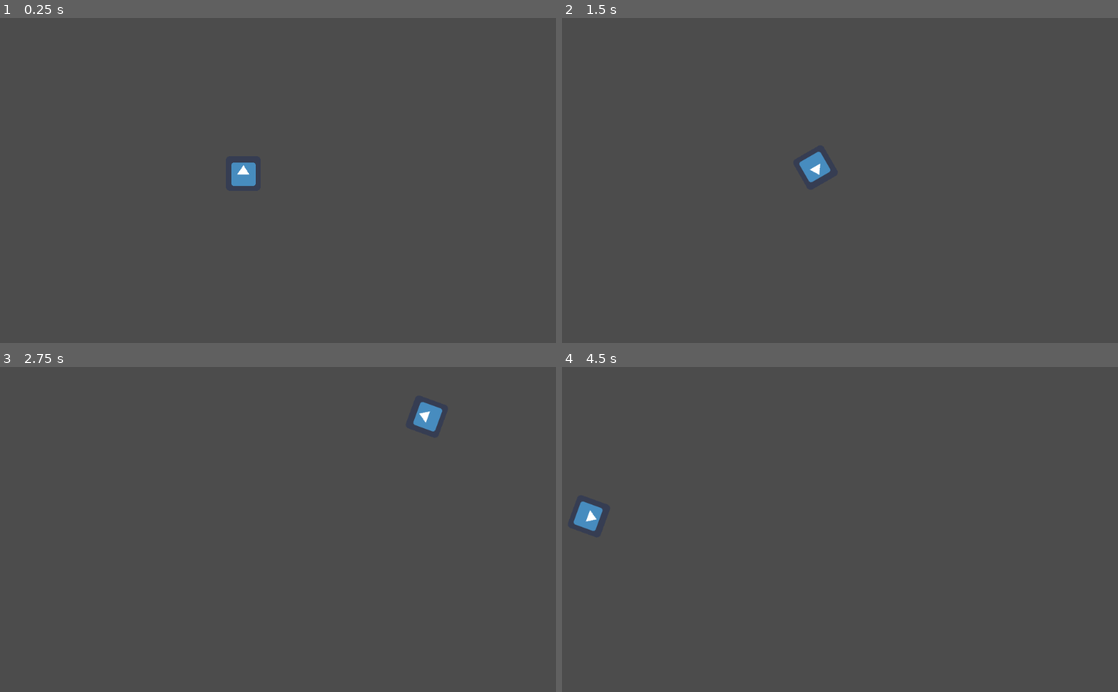
Above: before the commit, frames 1-4 (two rows, left to right).
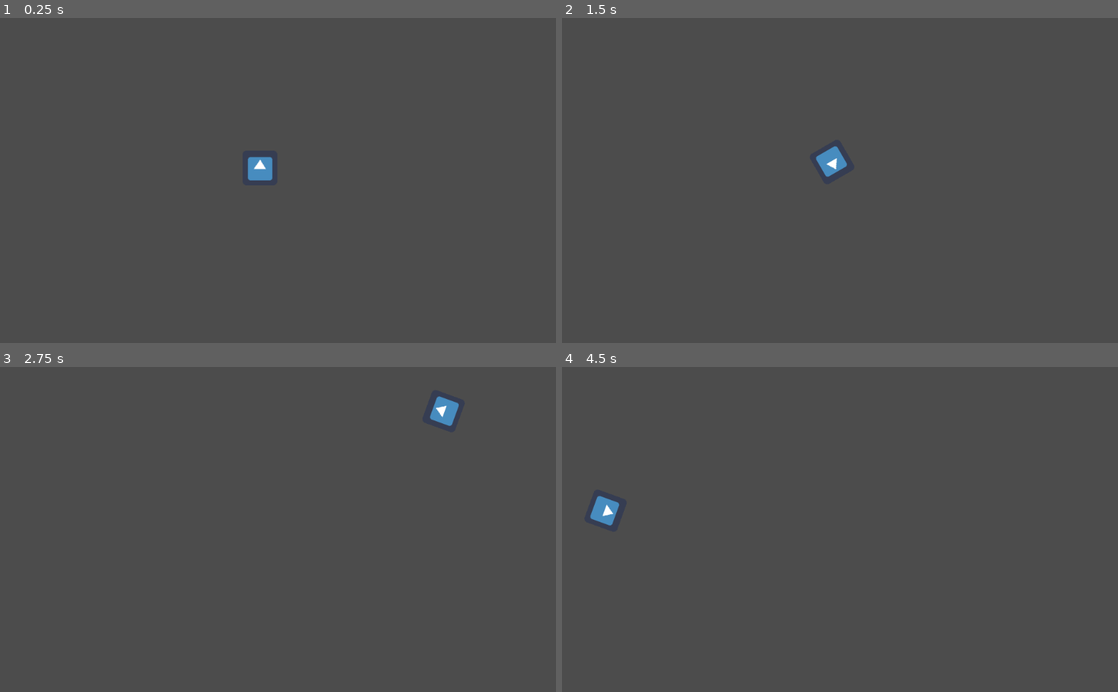
Above: after the commit, the same moments.

Repository: eugene-nguyen/NotAsteroids
Game: Godot game, scene res://World.tscn
The game is run twice, just before and just after one commit, with the same random seed, the same clock (stepped at 60 frames per second) and the same inputs. The engine's default icon, where the game draws it, is replaced by a stand-in: a white triangle on a blue panel in a dark square.
Inputs:
- Up to frame 1 (0.25 s): no input
- Up to frame 2 (1.5 s): tap Enter at 0.5 s; hold Right (ui_right) 0.53-1.28 s; hold Down (ui_down) from 1.28 s (still down)
- Up to frame 3 (2.75 s): release Down (ui_down) at 2.03 s; hold Right (ui_right) from 2.03 s (still down)
- Up to frame 4 (4.5 s): release Right (ui_right) at 2.78 s; hold Up (ui_up) 2.78-3.53 s; hold Left (ui_left) from 3.53 s (still down)

The runs differ from the first frame. In frame 1, 0.5% of the frame differs, in the area x 41-49%, y 42-52%; in frame 2, 0.5%; in frame 3, 0.5%; in frame 4, 0.5%, in the area x 2-11%, y 39-51%.

Commit message:
ASDF

Diff:
--- a/World.tscn
+++ b/World.tscn
@@ -6,7 +6,7 @@
 [node name="World" type="Node"]
 
 [node name="KinematicBody2D" type="KinematicBody2D" parent="."]
-position = Vector2( 448, 287 )
+position = Vector2( 478.622, 276.808 )
 script = ExtResource( 2 )
 __meta__ = {
 "_edit_group_": true
